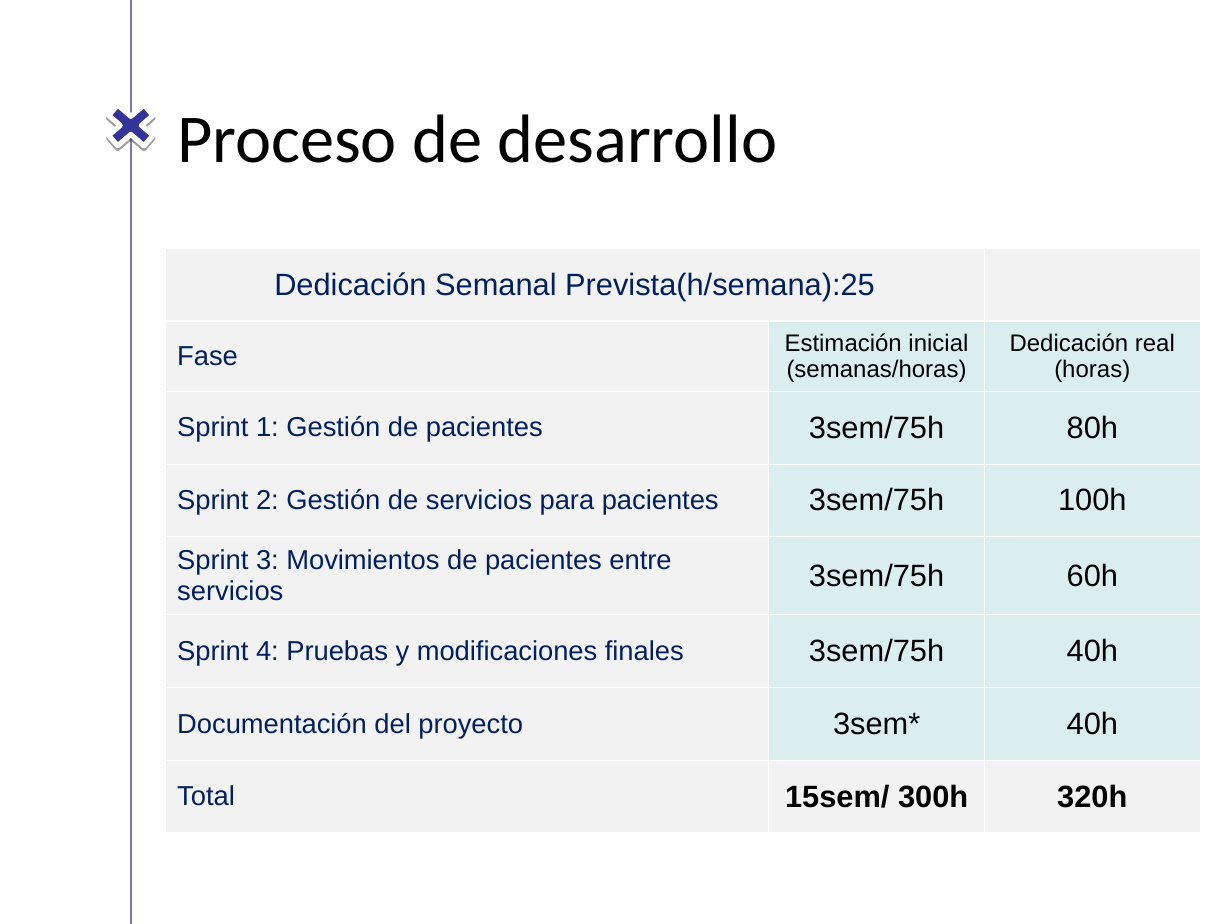
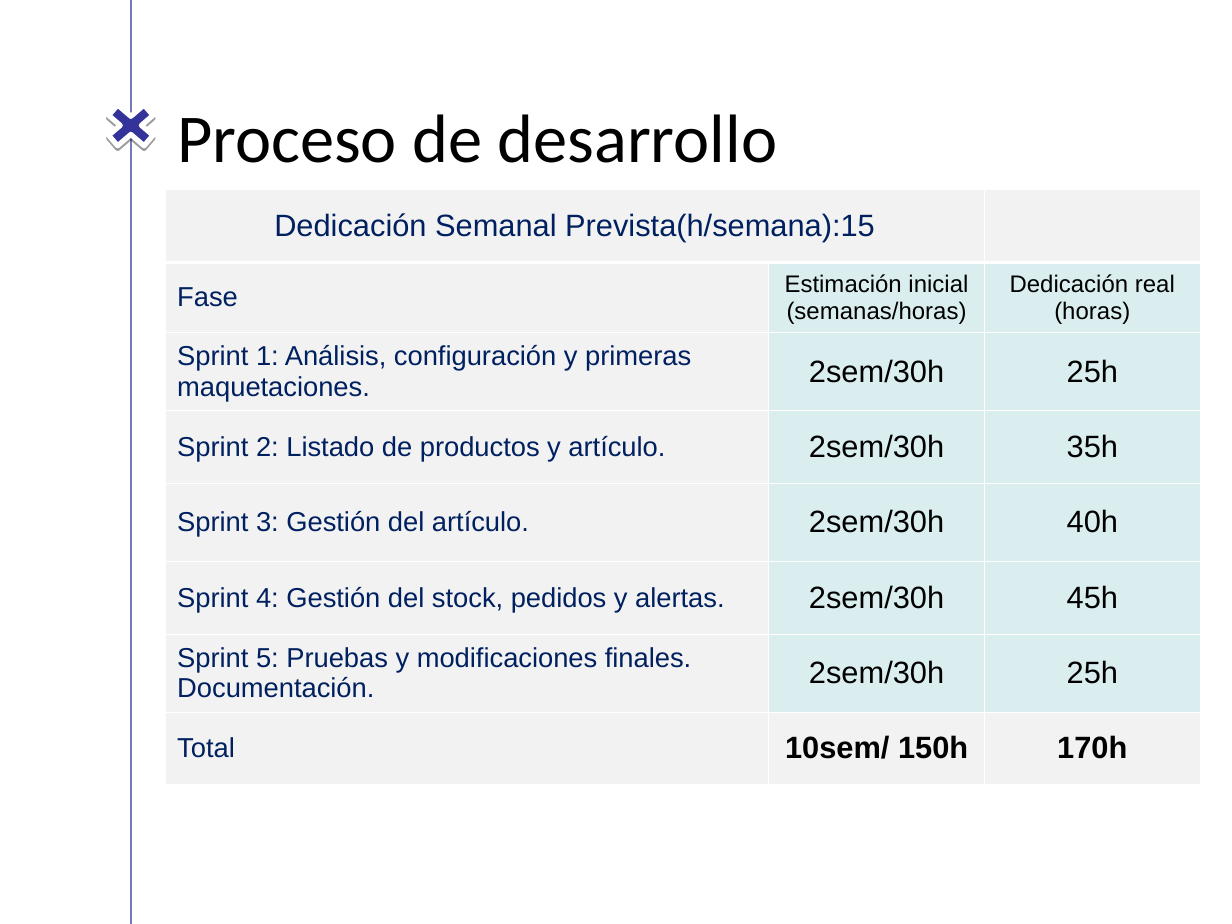
Before and after one commit to vdseoane/STOCKNFC-TFM, a slide deck: slide 5 of Presentacion/stockNFC.ppt. Drawn at 1232x924 pixels with LibreOffice and Linux fonts; fonts in the diff are those of the drawing; background and template pictures are left out. Boxes give left, top, right and bottom in pixels: in the first picture for what was removed or moved away, otherwise in the second. Text is boxed around its words. In the diff, an @@ line names an element or a change of style, - is before the commit and + after.

Commit message:
presentacion

```diff
--- a/Presentacion/stockNFC.ppt
+++ b/Presentacion/stockNFC.ppt
@@ table at (165,190,1200,785) @@
-row 1, column 1: Dedicación Semanal Prevista(h/semana):25
+row 1, column 1: Dedicación Semanal Prevista(h/semana):15
-row 3: Sprint 1: Gestión de pacientes | 3sem/75h | 80h
+row 3: Sprint 1: Análisis, configuración y primeras maquetaciones. | 2sem/30h | 25h
-row 4: Sprint 2: Gestión de servicios para pacientes | 3sem/75h | 100h
+row 4: Sprint 2: Listado de productos y artículo. | 2sem/30h | 35h
-row 5: Sprint 3: Movimientos de pacientes entre servicios | 3sem/75h | 60h
+row 5: Sprint 3: Gestión del artículo. | 2sem/30h | 40h
-row 6: Sprint 4: Pruebas y modificaciones finales | 3sem/75h | 40h
+row 6: Sprint 4: Gestión del stock, pedidos y alertas. | 2sem/30h | 45h
-row 7: Documentación del proyecto | 3sem* | 40h
+row 7: Sprint 5: Pruebas y modificaciones finales. Documentación. | 2sem/30h | 25h
-row 8, column 2: 15sem/ 300h
+row 8, column 2: 10sem/ 150h
-row 8, column 3: 320h
+row 8, column 3: 170h
@@ table: place and size @@
-table at (165,249,1200,833)
+table at (165,190,1200,785)
```
Also in this commit, not shown: 4 other slides changed, 1 slide added, 1 slide removed.
